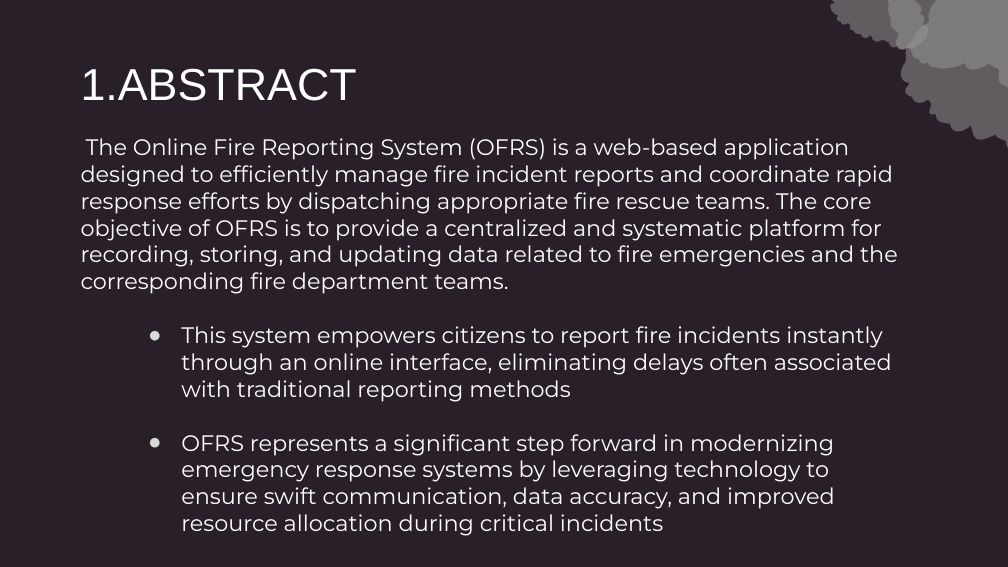
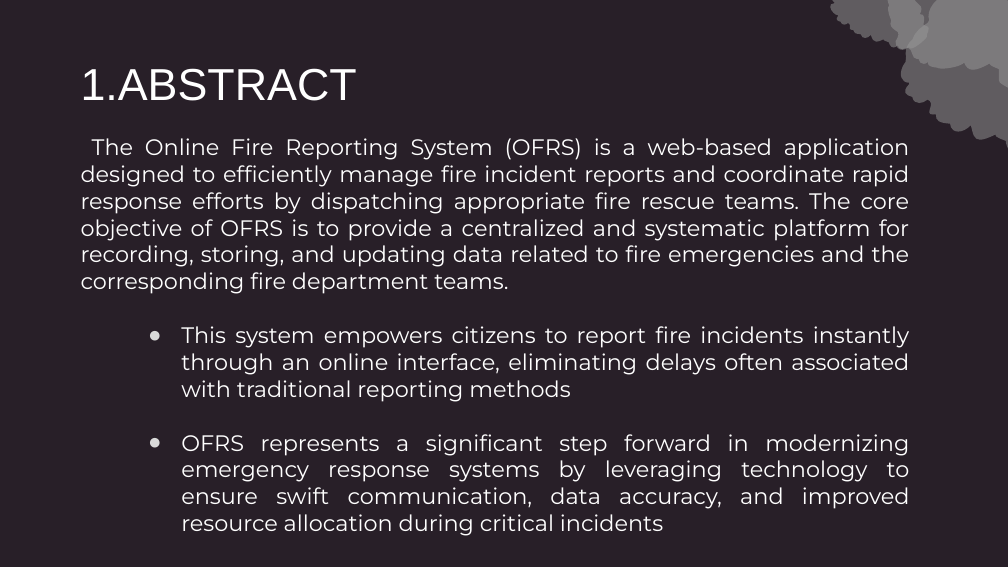
Before and after one commit to Y2k-Yadav/collage-project-, a slide deck: slide 4 of ppt.pptx. Drawn at 1008x567 pixels with LibreOffice and Linux fonts; fonts in the diff are those of the drawing; background and template pictures are left out. Boxes give left, top, right and bottom in pixels: in the first picture for what was removed or moved away, otherwise in the second. Text is boxed around its words. In the diff, an @@ line names an element or a change of style, - is before the commit and + after.

Commit message:
changes 1 on 30/05/25
all the existing system and proposed system has been changed

```diff
--- a/ppt.pptx
+++ b/ppt.pptx
@@ text "The Online Fire Reporting System ..." at <box>81,138,910,536</box>: alignment left to justified @@
```
Also in this commit, not shown: 5 other slides changed, 2 slides added, 2 slides removed.
